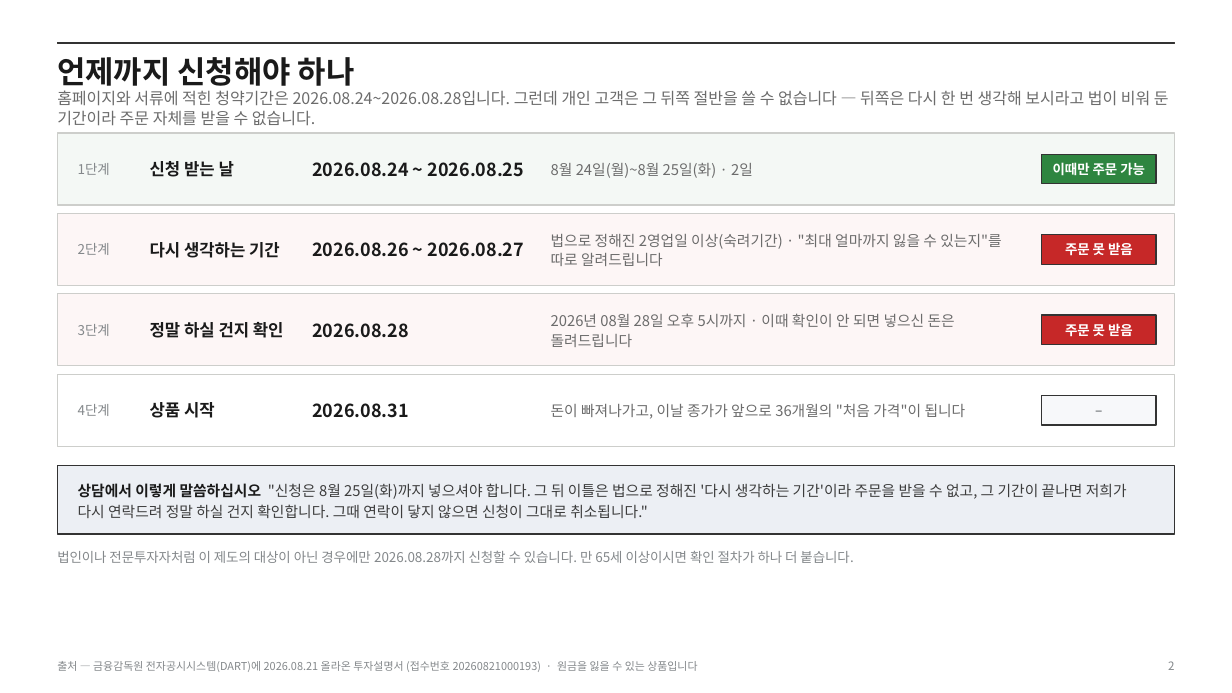
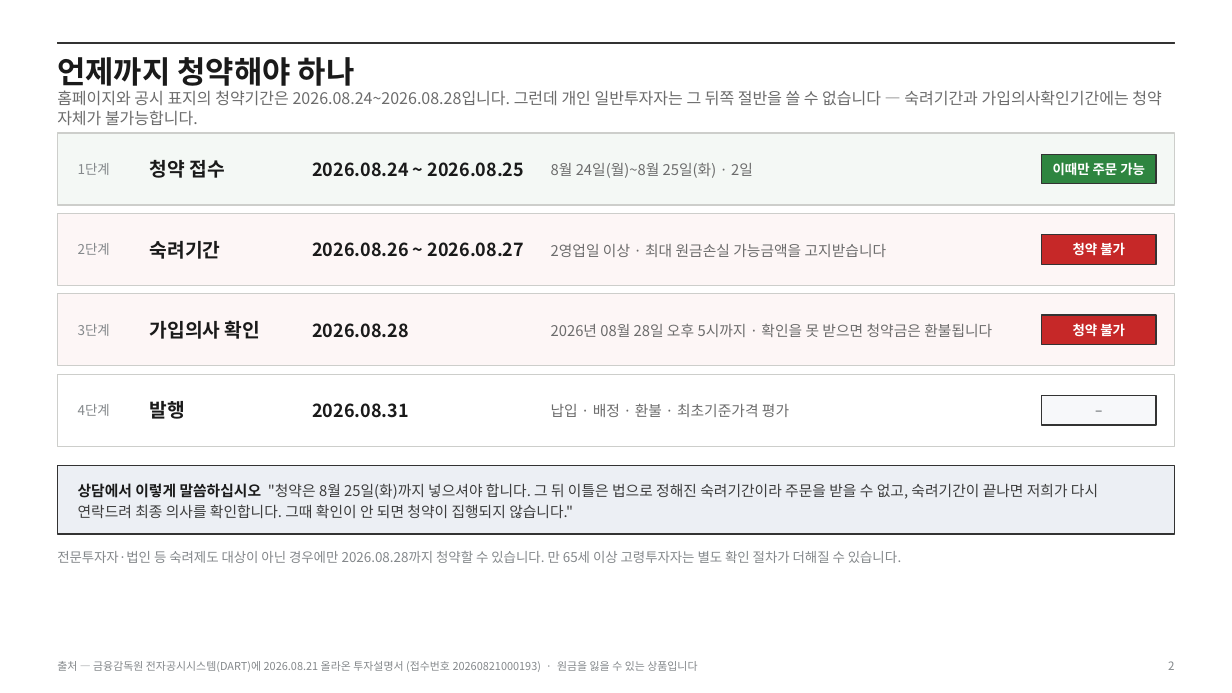
Before and after one commit to hanaroline/work_1, a slide deck: slide 2 of els-proposal.pptx. Drawn at 1232x693 pixels with LibreOffice and Linux fonts; fonts in the diff are those of the drawing. Boxes give left, top, right and bottom in pixels: in the first picture for what was removed or moved away, otherwise in the second. Text is boxed around its words. In the diff, an @@ line names an element or a change of style, - is before the commit and + after.

```diff
--- a/els-proposal.pptx
+++ b/els-proposal.pptx
@@ text at [57, 57, 355, 92]: text changed @@
-언제까지 신청해야 하나
+언제까지 청약해야 하나
@@ text at [57, 90, 1161, 125]: text changed @@
-홈페이지와 서류에 적힌 청약기간은 2026.08.24~2026.08.28입니다. 그런데 개인 고객은 그 뒤쪽 절반을 쓸 수 없습니다 — 뒤쪽은 다시 한 번 생각해 보시라고 법이 비워 둔 기간이라 주문 자체를 받을 수 없습니다.
+홈페이지와 공시 표지의 청약기간은 2026.08.24~2026.08.28입니다. 그런데 개인 일반투자자는 그 뒤쪽 절반을 쓸 수 없습니다 — 숙려기간과 가입의사확인기간에는 청약 자체가 불가능합니다.
@@ text at [150, 160, 224, 178]: text changed; size 13 to 15 pt @@
-신청 받는 날
+청약 접수
@@ text at [150, 241, 221, 259]: text changed; size 13 to 15 pt @@
-다시 생각하는 기간
+숙려기간
@@ text at [551, 244, 887, 257]: text changed @@
-법으로 정해진 2영업일 이상(숙려기간) · "최대 얼마까지 잃을 수 있는지"를 따로 알려드립니다
+2영업일 이상 · 최대 원금손실 가능금액을 고지받습니다
@@ text at [1073, 242, 1125, 256]: text changed @@
-주문 못 받음
+청약 불가
@@ text at [150, 320, 260, 339]: text changed; size 13 to 15 pt @@
-정말 하실 건지 확인
+가입의사 확인
@@ text at [551, 324, 992, 337]: text changed @@
-2026년 08월 28일 오후 5시까지 · 이때 확인이 안 되면 넣으신 돈은 돌려드립니다
+2026년 08월 28일 오후 5시까지 · 확인을 못 받으면 청약금은 환불됩니다
@@ text at [1073, 323, 1125, 337]: text changed @@
-주문 못 받음
+청약 불가
@@ text at [150, 401, 185, 419]: text changed; size 13 to 15 pt @@
-상품 시작
+발행
@@ text at [551, 404, 789, 417]: text changed @@
-돈이 빠져나가고, 이날 종가가 앞으로 36개월의 "처음 가격"이 됩니다
+납입 · 배정 · 환불 · 최초기준가격 평가
@@ text at [78, 483, 1098, 518]: text changed @@
-상담에서 이렇게 말씀하십시오 "신청은 8월 25일(화)까지 넣으셔야 합니다. 그 뒤 이틀은 법으로 정해진 '다시 생각하는 기간'이라 주문을 받을 수 없고, 그 기간이 끝나면 저희가 다시 연락드려 정말 하실 건지 확인합니다. 그때 연락이 닿지 않으면 신청이 그대로 취소됩니다."
+상담에서 이렇게 말씀하십시오 "청약은 8월 25일(화)까지 넣으셔야 합니다. 그 뒤 이틀은 법으로 정해진 숙려기간이라 주문을 받을 수 없고, 숙려기간이 끝나면 저희가 다시 연락드려 최종 의사를 확인합니다. 그때 확인이 안 되면 청약이 집행되지 않습니다."
@@ text at [57, 551, 901, 563]: text changed @@
-법인이나 전문투자자처럼 이 제도의 대상이 아닌 경우에만 2026.08.28까지 신청할 수 있습니다. 만 65세 이상이시면 확인 절차가 하나 더 붙습니다.
+전문투자자·법인 등 숙려제도 대상이 아닌 경우에만 2026.08.28까지 청약할 수 있습니다. 만 65세 이상 고령투자자는 별도 확인 절차가 더해질 수 있습니다.
```
Also in this commit, not shown: 4 other slides changed, 4 other files.
